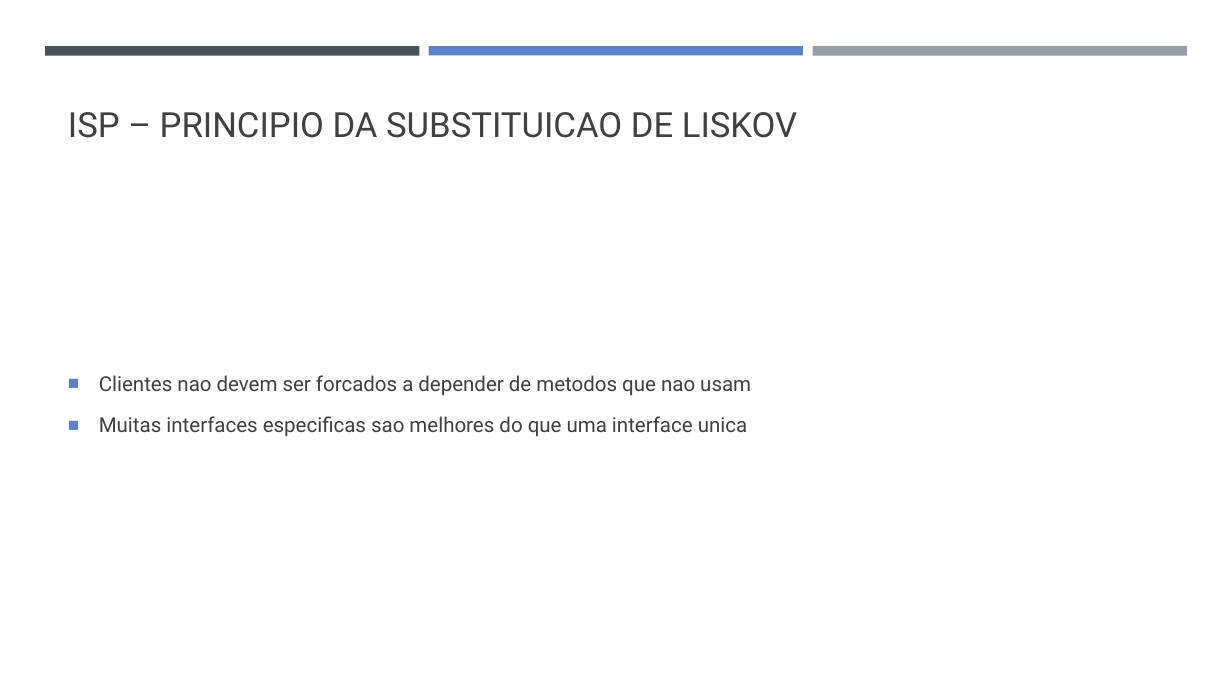
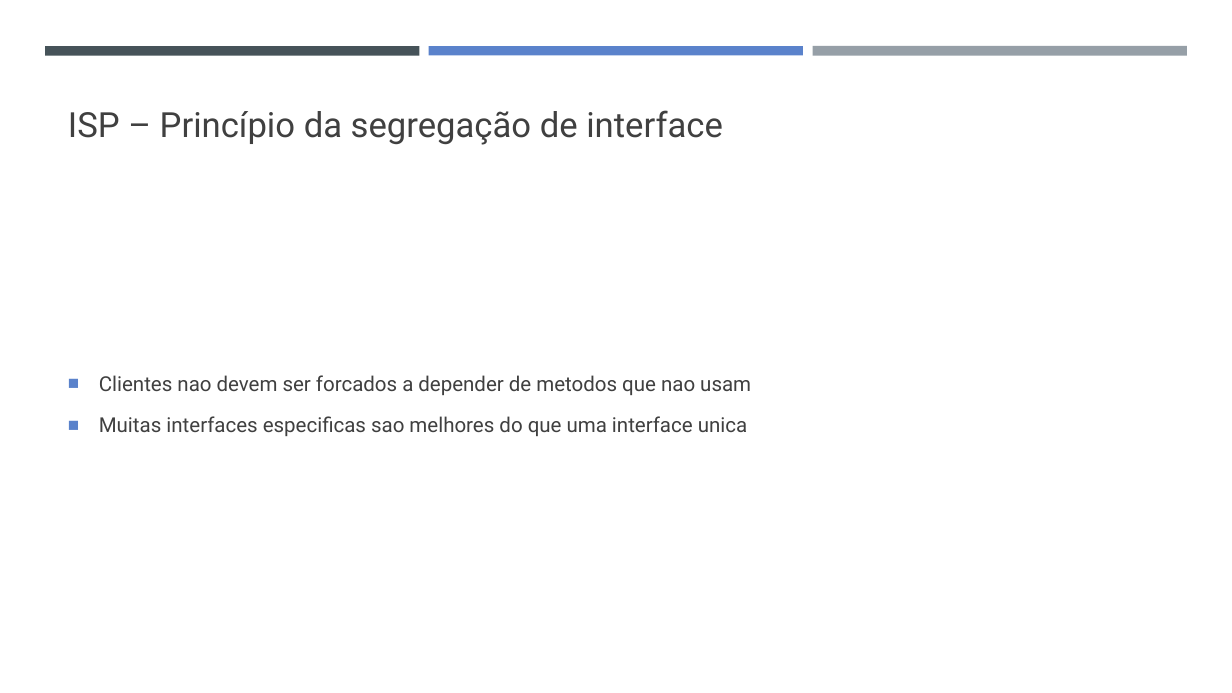
Before and after one commit to softprime/solid, a slide deck: slide 9 of SOLID.pptx (slide 8 before the commit). Drawn at 1232x693 pixels with LibreOffice and Linux fonts; fonts in the diff are those of the drawing. Boxes give left, top, right and bottom in pixels: in the first picture for what was removed or moved away, otherwise in the second. Text is boxed around its words. In the diff, an @@ line names an element or a change of style, - is before the commit and + after.

```diff
--- a/SOLID.pptx
+++ b/SOLID.pptx
@@ title at (68, 110, 723, 145): text changed @@
-ISP – PRINCIPIO DA SUBSTITUICAO DE LISKOV
+ISP – Princípio da segregação de interface
```
Also in this commit, not shown: 1 slide added, 1 slide removed, 5 other files.
